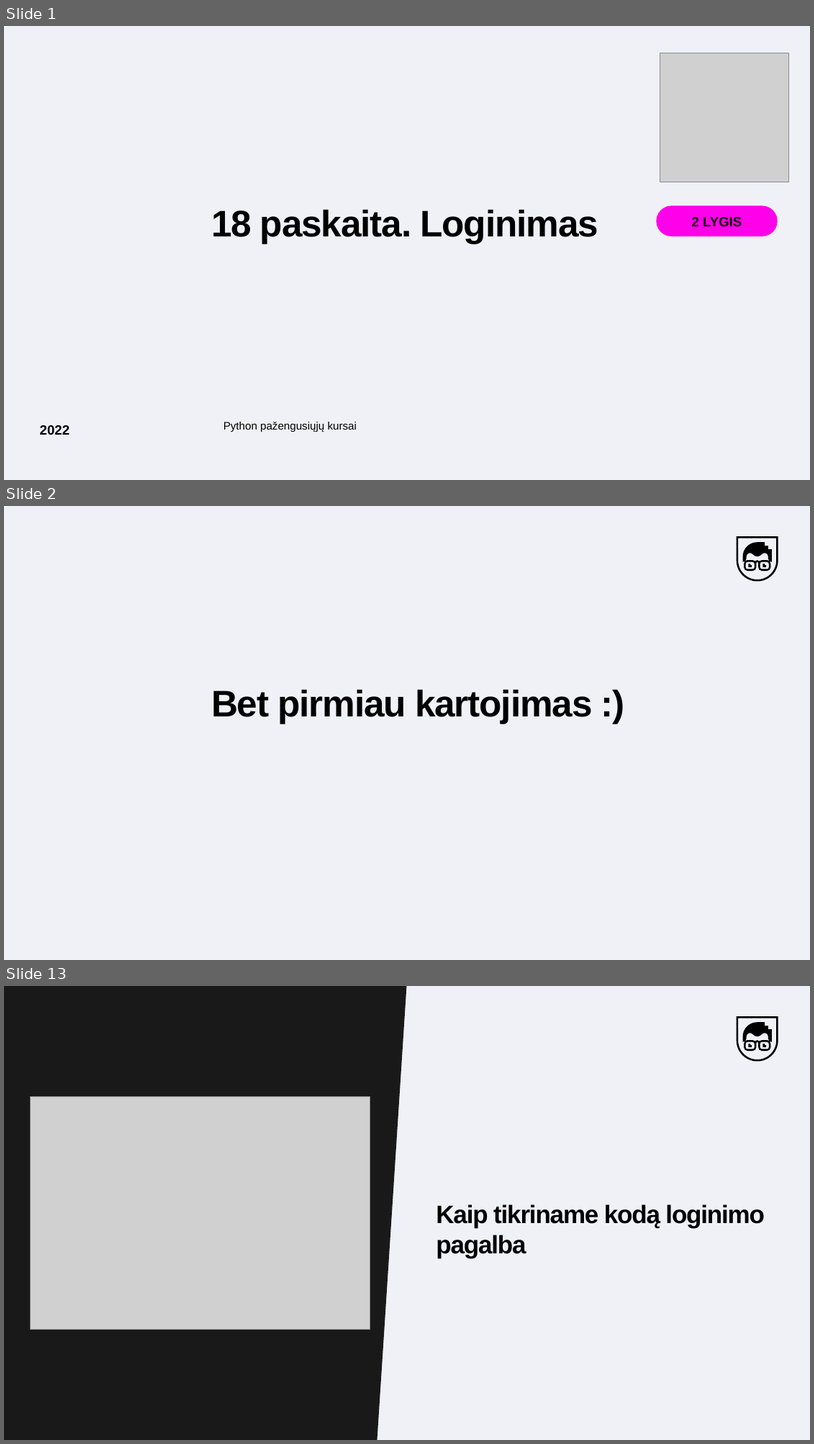
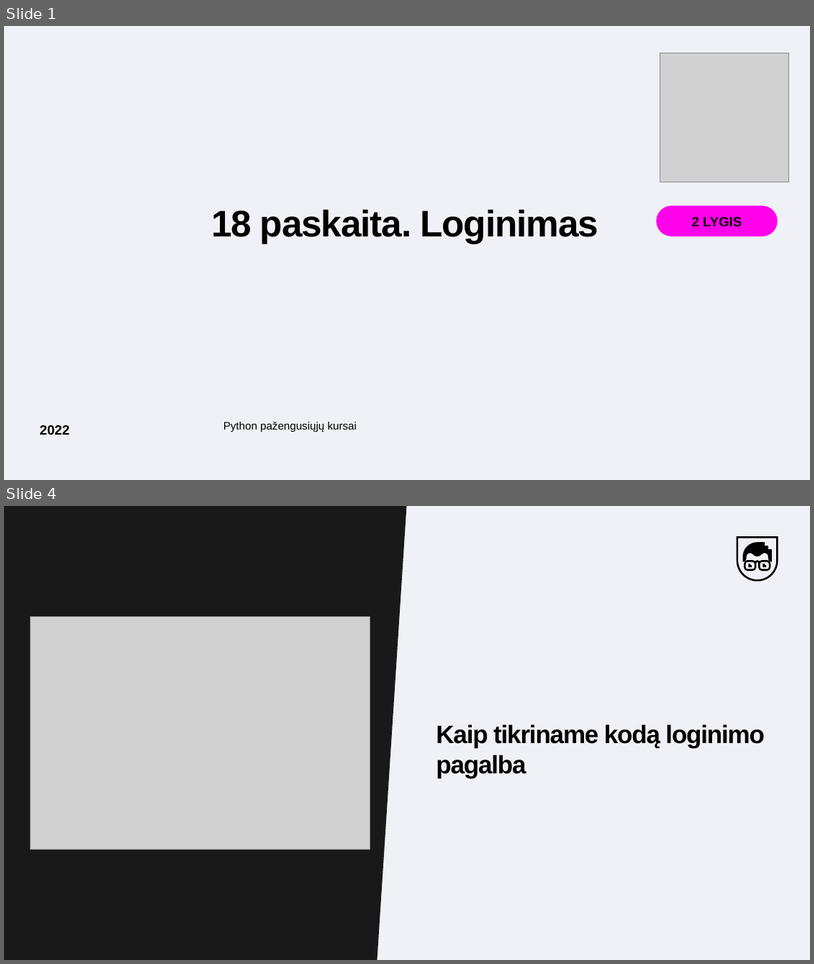
Before and after one commit to MantsSk/CA_Python, a slide deck: Skaidres-Medziaga/18_paskaita_Logginimas.pptx. Shown one above the other, each under a label of ours: slides 1, 2 and 13 before the commit, slides 1 and 4 after it; the slides between them are not shown. The pictures are 814x1444 and 814x964 pixels, drawn with LibreOffice and Linux fonts; fonts in the diff are those of the drawing; grey boxes stand for pictures; background and template pictures are left out. Boxes give left, top, right and bottom in pixels: in the first picture for what was removed or moved away, otherwise in the second. Text is boxed around its words. In the diff, an @@ line names an element or a change of style, - is before the commit and + after.

```diff
--- a/Skaidres-Medziaga/18_paskaita_Logginimas.pptx
+++ b/Skaidres-Medziaga/18_paskaita_Logginimas.pptx
@@ slide 2 removed at <box>4,506,810,960</box>, background #F0F1F6; not listed: 4 template elements that a slide beside it also shows @@
@@ text removed at <box>211,689,593,723</box> @@
-Bet pirmiau kartojimas :)
@@ what was slide 13 is now slide 4 @@
```
Also in this commit, not shown: 8 slides changed, 8 other slides removed, 2 other files.
